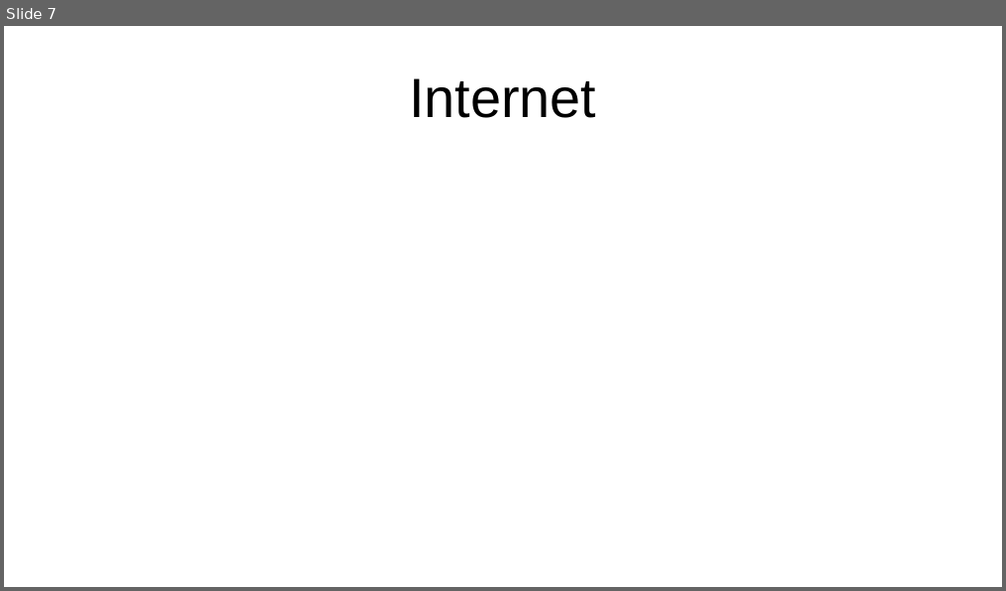
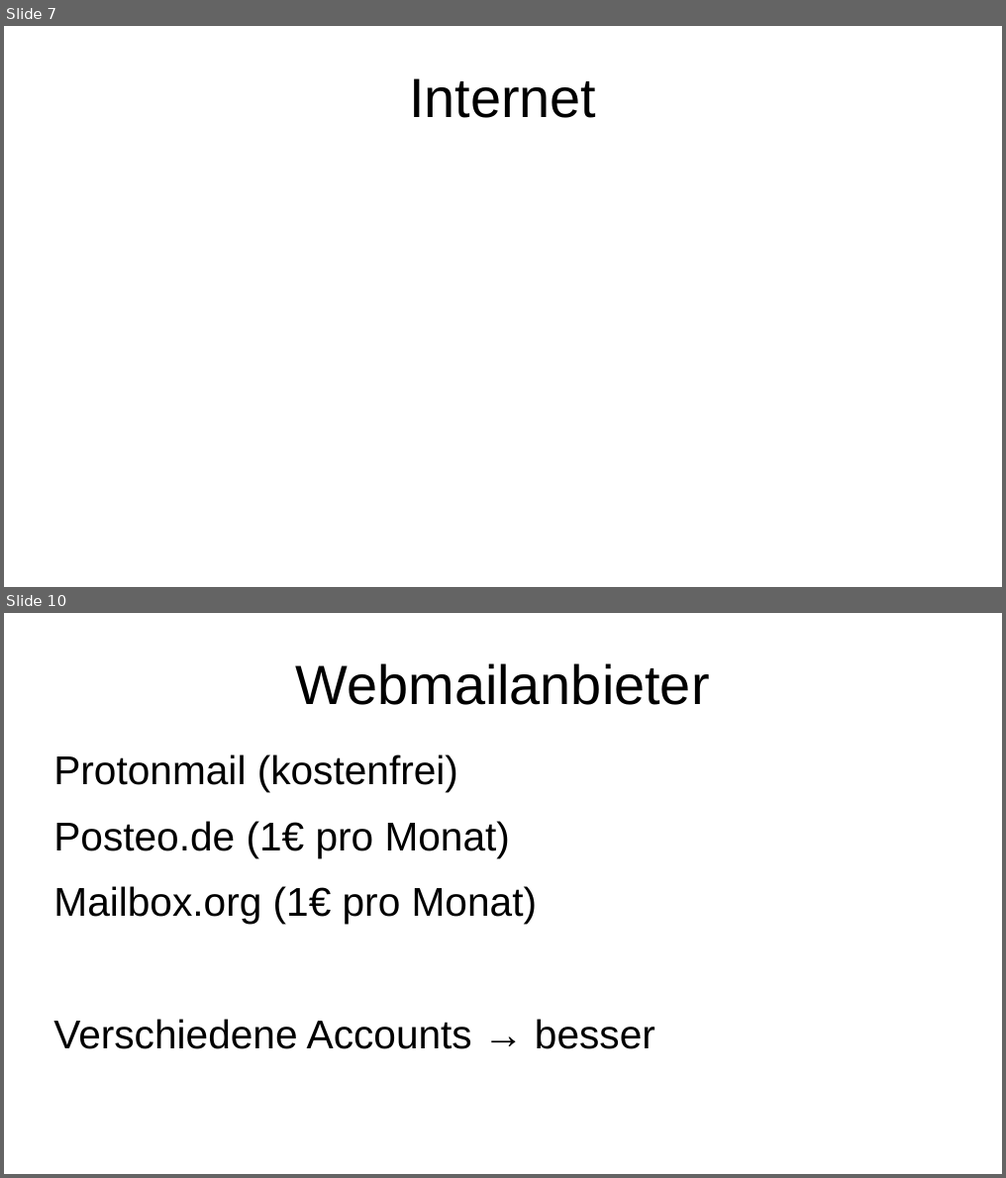
Before and after one commit to binary-bugs/mailVerschluesselung, a slide deck: präsi e-mail verschlüsselung.odp. Shown one above the other, each under a label of ours: slide 7 before the commit, slides 7 and 10 after it; the slides between them are not shown. The pictures are 1006x591 and 1006x1178 pixels, drawn with LibreOffice and Linux fonts; fonts in the diff are those of the drawing. Boxes give left, top, right and bottom in pixels: in the first picture for what was removed or moved away, otherwise in the second. Text is boxed around its words. In the diff, an @@ line names an element or a change of style, - is before the commit and + after.

```diff
--- a/präsi e-mail verschlüsselung.odp
+++ b/präsi e-mail verschlüsselung.odp
@@ slide 10 added at bbox=[4, 613, 1002, 1174], background #FFFFFF @@
@@ title added at bbox=[296, 663, 710, 705], 44 pt, text #000000 @@
+Webmailanbieter
@@ text added at bbox=[54, 755, 655, 1050], 32 pt, text #000000 @@
+Protonmail (kostenfrei)
+Posteo.de (1€ pro Monat)
+Mailbox.org (1€ pro Monat)
+Verschiedene Accounts → besser
```
Also in this commit, not shown: 3 slides changed, 10 other slides added, 1 slide removed.
